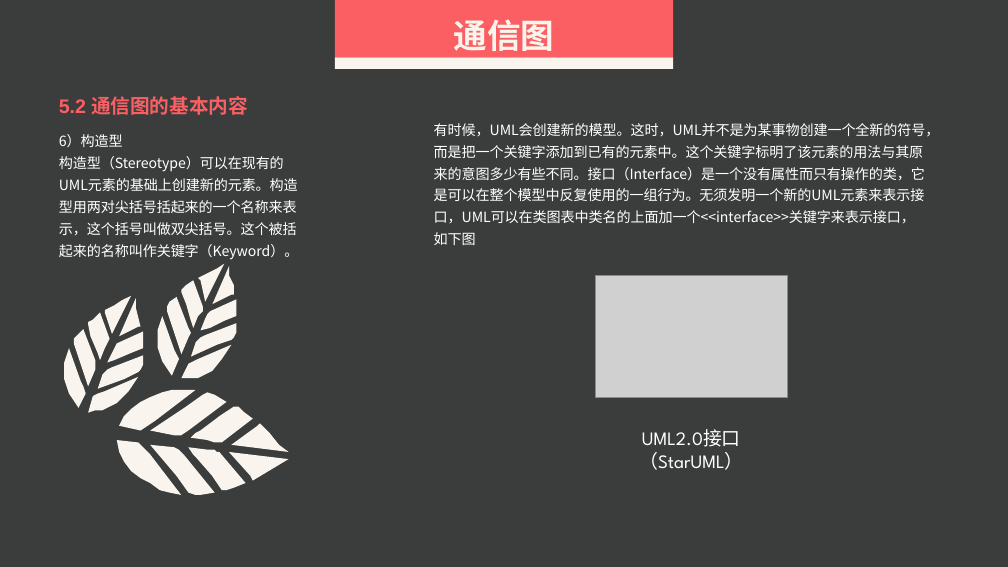
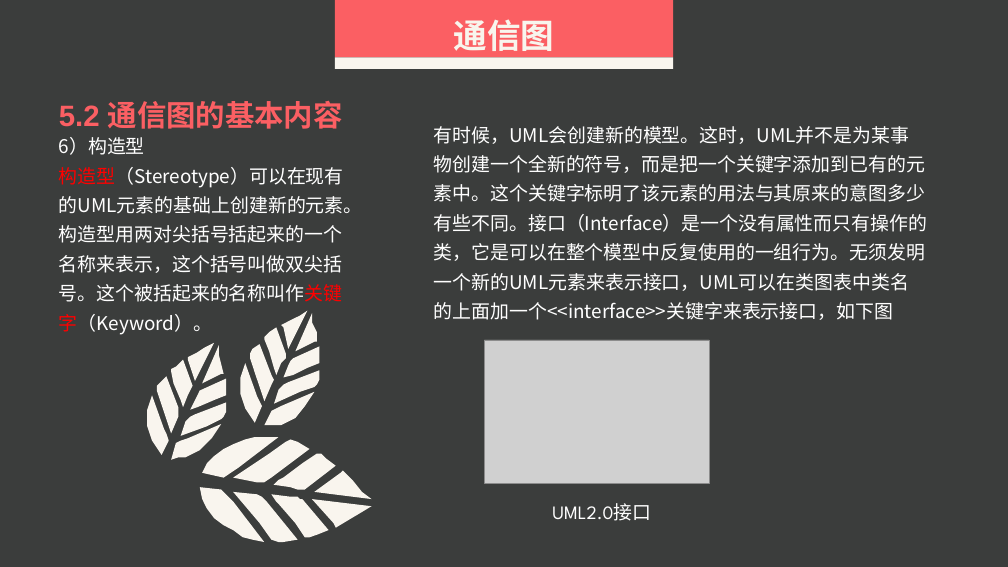
Before and after one commit to SarielX98/PRD2018G14, a slide deck: slide 70 of 受控文档/PPT/PRD2018-G14-UML基础I.pptx. Drawn at 1008x567 pixels with LibreOffice and Linux fonts; fonts in the diff are those of the drawing; grey boxes stand for pictures. Boxes give left, top, right and bottom in pixels: in the first picture for what was removed or moved away, otherwise in the second. Text is boxed around its words. In the diff, an @@ line names an element or a change of style, - is before the commit and + after.

Commit message:
UML基础修改（dx）

```diff
--- a/受控文档/PPT/PRD2018-G14-UML基础I.pptx
+++ b/受控文档/PPT/PRD2018-G14-UML基础I.pptx
@@ text "5.2 通信图的基本内容" at [59, 101, 343, 129]: size 18.6 to 28 pt @@
@@ text "有时候，UML会创建新的模型。这时，UML并不是为某事物创建一个全新的符号，而是把一个关键字添加到已有的元素中。这个关键 ..." at [434, 126, 928, 320]: size 13.3 to 18 pt @@
@@ text "6）构造型" at [59, 137, 363, 335]: size 13.3 to 18 pt; text colour #FFFFFF to #FF0000 in "构造型（Stereotype）可以在现有的UML元素的基础上创建新的元素。构造型用两对尖括号括起来的一个名称来表示，这个 ..." @@
@@ picture: place and size @@
-picture at [596, 275, 787, 397]
+picture at [485, 340, 709, 483]
@@ 3 freeform shapes: place and size @@
-3 freeform shapes at [74, 298, 141, 386]
+3 freeform shapes at [157, 346, 223, 434]
@@ 21 freeform shapes: place and size @@
-21 freeform shapes at [64, 264, 289, 495]
+21 freeform shapes at [147, 311, 372, 542]
@@ text at [639, 452, 743, 470]: paragraph removed @@
-（StarUML）
@@ text "UML2.0接口": place and size @@
-text "UML2.0接口" at [639, 429, 743, 470]
+text "UML2.0接口" at [552, 503, 651, 521]
```
Also in this commit, not shown: 45 other slides changed.
